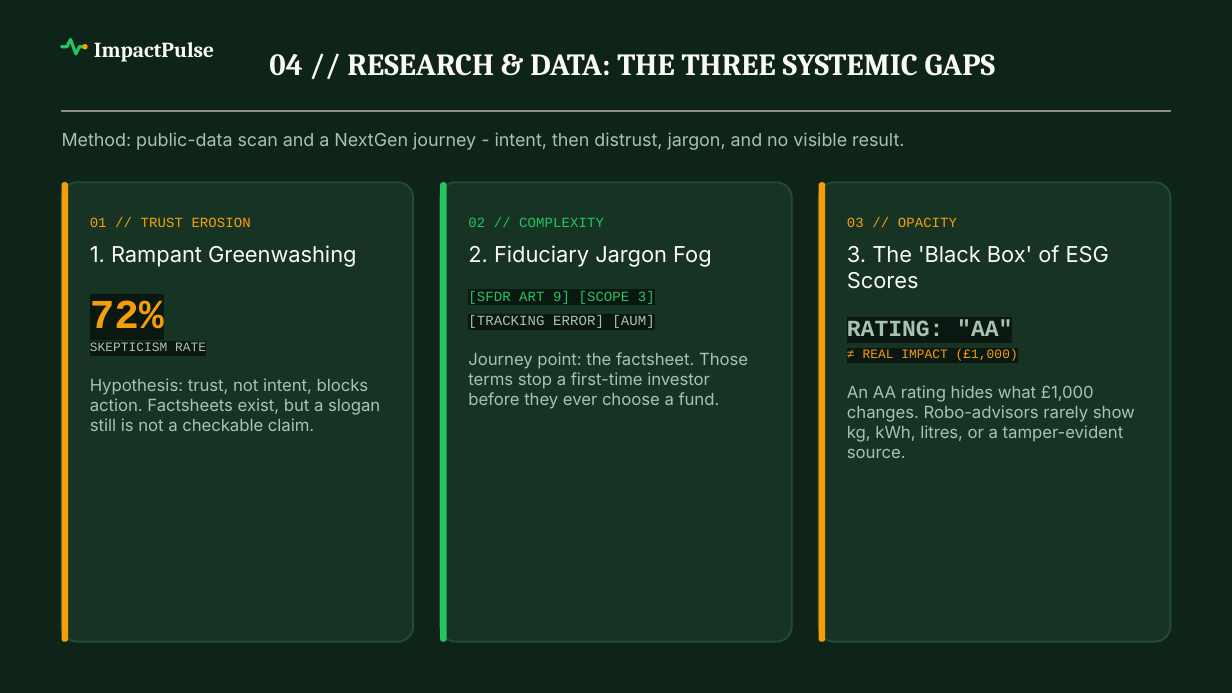
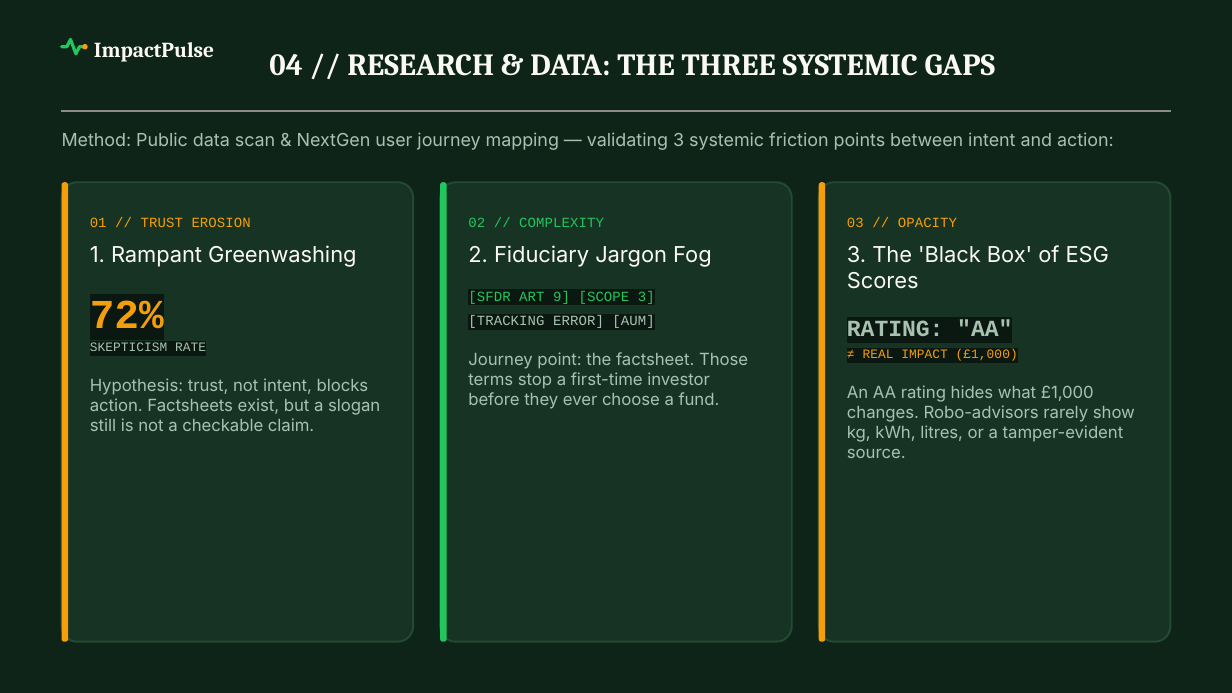
Before and after one commit to Siva-Subramaniam-DS/TCS-Project, a slide deck: slide 4 of HSBC-Sustainathon TCS.pptx. Drawn at 1232x693 pixels with LibreOffice and Linux fonts; fonts in the diff are those of the drawing; grey boxes stand for pictures; background and template pictures are left out. Boxes give left, top, right and bottom in pixels: in the first picture for what was removed or moved away, otherwise in the second. Text is boxed around its words. In the diff, an @@ line names an element or a change of style, - is before the commit and + after.

```diff
--- a/HSBC-Sustainathon TCS.pptx
+++ b/HSBC-Sustainathon TCS.pptx
@@ text at <box>62,132,1114,150</box>: text changed @@
-Method: public-data scan and a NextGen journey - intent, then distrust, jargon, and no visible result.
+Method: Public data scan & NextGen user journey mapping — validating 3 systemic friction points between intent and action:
```
Also in this commit, not shown: 5 other slides changed, 1 other file.
